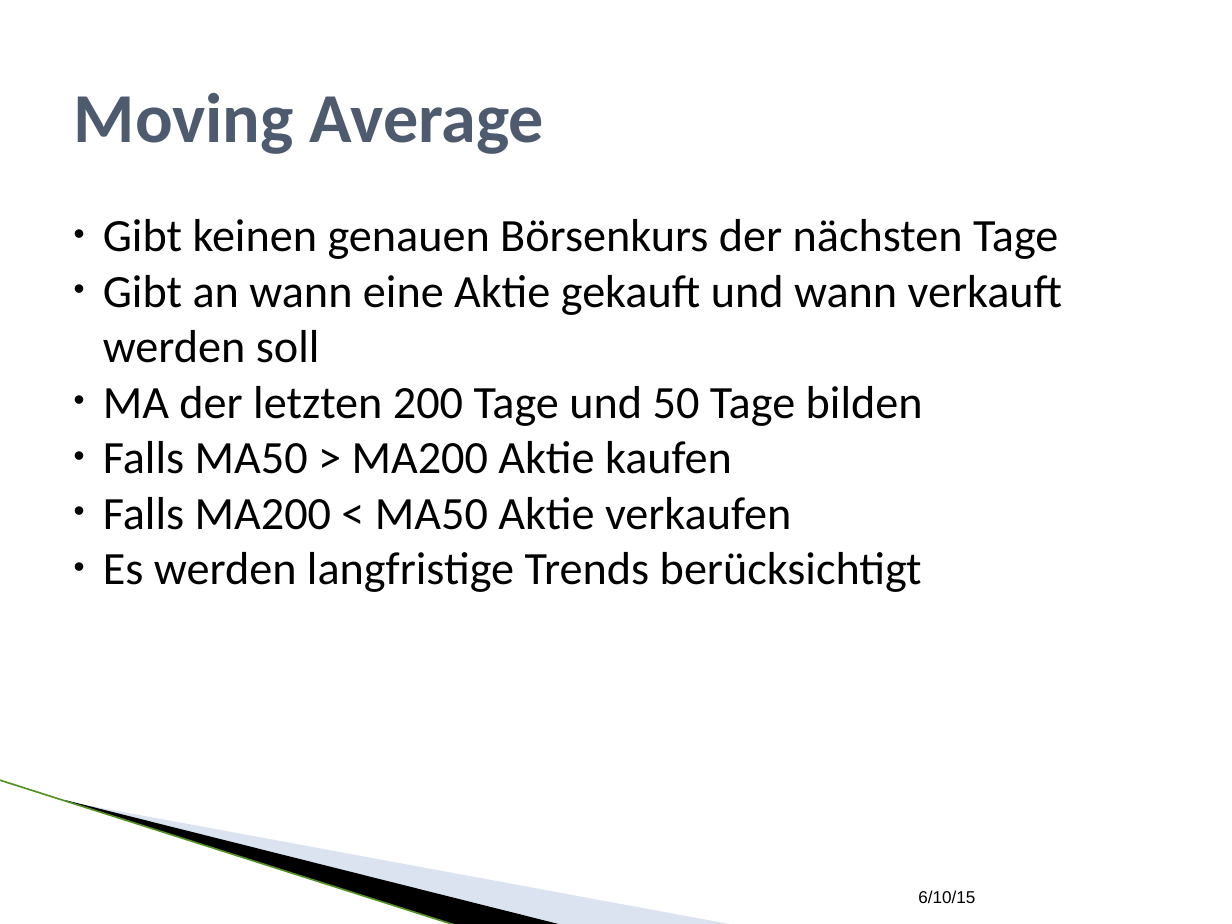
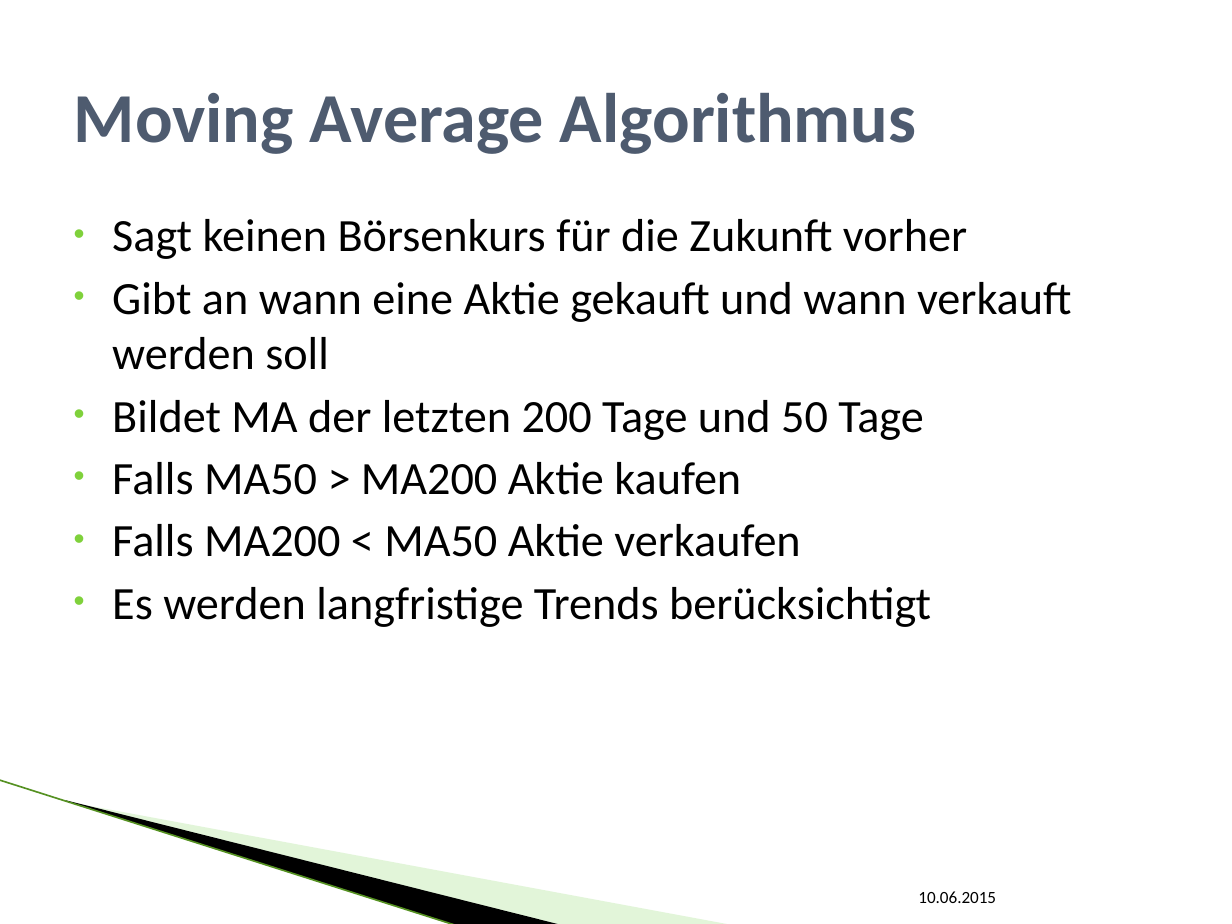
Before and after one commit to SEPSkyware6MM/StockForecast, a slide deck: slide 9 of ALR_Vortrag.pptx. Drawn at 1232x924 pixels with LibreOffice and Linux fonts; fonts in the diff are those of the drawing; background and template pictures are left out. Boxes give left, top, right and bottom in pixels: in the first picture for what was removed or moved away, otherwise in the second. Text is boxed around its words. In the diff, an @@ line names an element or a change of style, - is before the commit and + after.

```diff
--- a/ALR_Vortrag.pptx
+++ b/ALR_Vortrag.pptx
@@ title at (x1=74, y1=93, x2=917, y2=154): text changed @@
-Moving Average
+Moving Average Algorithmus
@@ text at (x1=112, y1=219, x2=967, y2=259): text changed @@
-• Gibt keinen genauen Börsenkurs der nächsten Tage
+• Sagt keinen Börsenkurs für die Zukunft vorher
@@ text at (x1=112, y1=282, x2=1072, y2=627): indent changed; more space between paragraphs @@
@@ text at (x1=112, y1=400, x2=923, y2=440): text changed @@
-• MA der letzten 200 Tage und 50 Tage bilden
+• Bildet MA der letzten 200 Tage und 50 Tage
@@ line (0, 780) - (457, 924): stroke #559122 0.96 pt to #B1E399 0.95 pt @@
@@ freeform shape at (x1=65, y1=800, x2=563, y2=924): outline redrawn @@
@@ freeform shape at (x1=68, y1=801, x2=733, y2=924): fill #A7B9DB at 40% opacity to #B8E7A1 at 40% opacity @@
@@ text at (x1=918, y1=891, x2=996, y2=903): text changed; font Arial to Calibri @@
-6/10/15
+10.06.2015
```
Also in this commit, not shown: 18 other slides changed, 3 slides added, 2 slides removed.
